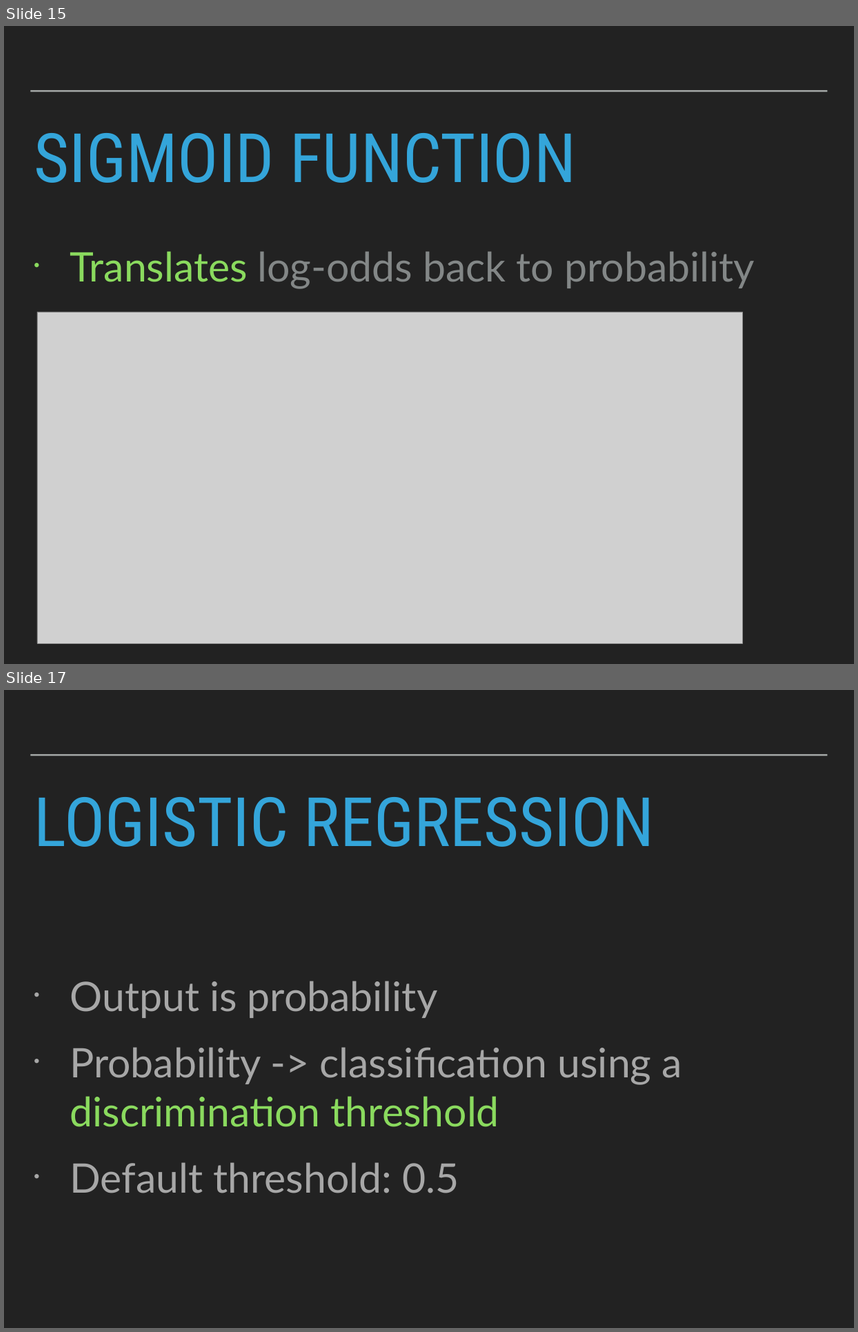
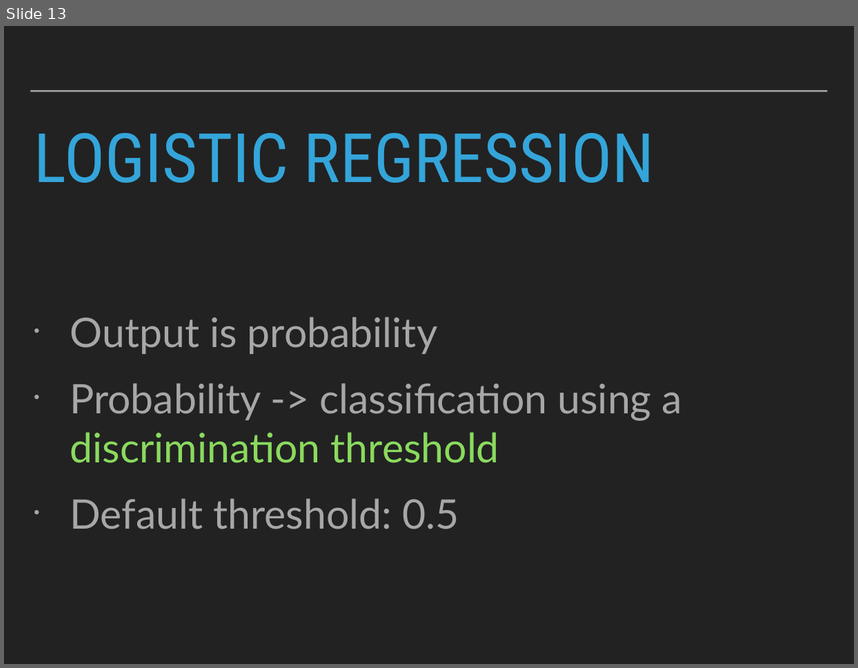
Before and after one commit to patricks1/noble-machine-learning, a slide deck: Session4/Session4_Slides.pptx. Shown one above the other, each under a label of ours: slides 15 and 17 before the commit, slide 13 after it; the slides between them are not shown. The pictures are 858x1332 and 858x668 pixels, drawn with LibreOffice and Linux fonts; fonts in the diff are those of the drawing; grey boxes stand for pictures. Boxes give left, top, right and bottom in pixels: in the first picture for what was removed or moved away, otherwise in the second. Text is boxed around its words. In the diff, an @@ line names an element or a change of style, - is before the commit and + after.

```diff
--- a/Session4/Session4_Slides.pptx
+++ b/Session4/Session4_Slides.pptx
@@ slide 15 removed at <box>4,26,854,664</box>, background #222222; not listed: 1 template element that a slide beside it also shows @@
@@ title removed at <box>34,133,577,183</box> @@
-SIGMOID FUNCTION
@@ text removed at <box>70,251,755,289</box> @@
-• Translates log-odds back to probability
@@ picture removed at <box>37,312,743,643</box> @@
@@ what was slide 17 is now slide 13 @@
```
Also in this commit, not shown: 2 slides changed, 8 slides added, 11 other slides removed, 2 other files.
